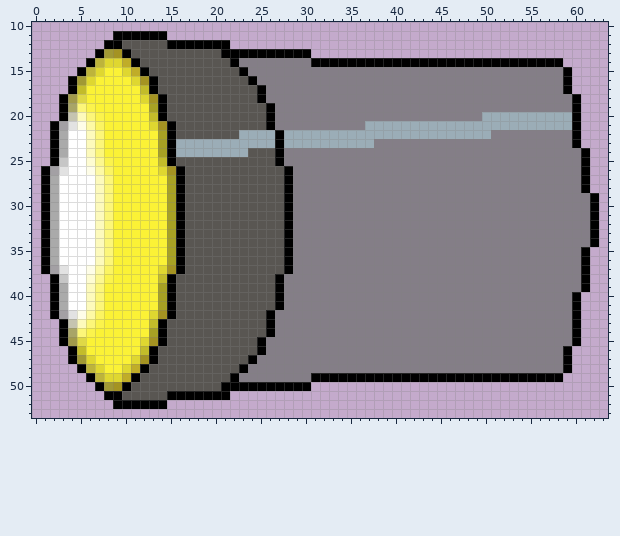
File history of a pixel-art file, assets/aseprite_files/flashlight_screen_element01.aseprite. The picture above was drawn from the file before the commit.
64x64 pixels, 1 frame. Shown: x 0..63, y 10..53.
Once edited:
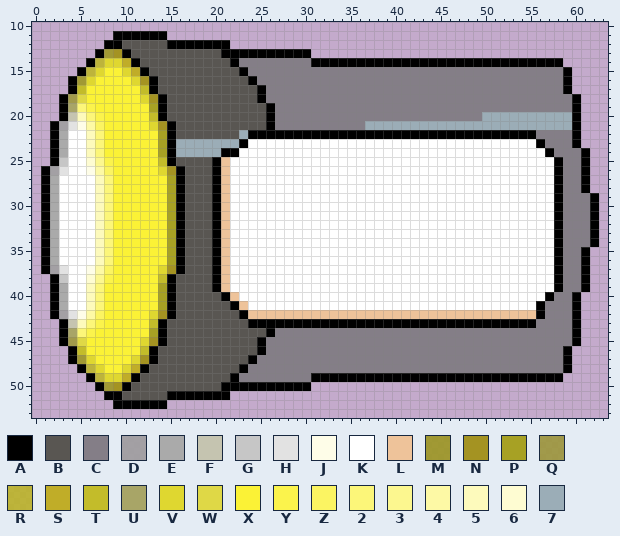
Palette (. is transparent): A #000000  B #595652  C #847e87  D #9f9f9fe2  E #aaaaaa  F #c5c4b0  G #c6c6c6  H #e2e2e2  J #fefde8  K #ffffff  L #eec39a  M #9c9721e2  N #a49322  P #a7a124  Q #9d983ae2  R #bcb528e2  S #c0ad28  T #c3bc2a  U #a8a567  V #dfd730  W #dfd846  X #fbf236  Y #fbf34c  Z #fbf462  2 #fcf679  3 #fcf78f  4 #fdf9a5  5 #fdfabc  6 #fefcd2  7 #9badb7
Difference:
layer "Symbol" added
layer "Text" added
layer "Layer 1" removed
Layer "Text":
y 22: x 24..26 777 -> AAA; x 28..55 77777777777777777777777CCCCC -> AAAAAAAAAAAAAAAAAAAAAAAAAAAA
y 23: x 23..56 7777A7777777777CCCCCCCCCCCCCCCCCCC -> AKKKKKKKKKKKKKKKKKKKKKKKKKKKKKKKKA
y 24: x 21..57 777BBBACCCCCCCCCCCCCCCCCCCCCCCCCCCCCC -> AAKKKKKKKKKKKKKKKKKKKKKKKKKKKKKKKKKKA
y 25: x 20..58 BBBBBBBACCCCCCCCCCCCCCCCCCCCCCCCCCCCCCC -> ALKKKKKKKKKKKKKKKKKKKKKKKKKKKKKKKKKKKKA
y 26..37: x 20..58 BBBBBBBBACCCCCCCCCCCCCCCCCCCCCCCCCCCCCC -> ALKKKKKKKKKKKKKKKKKKKKKKKKKKKKKKKKKKKKA
y 38..39: x 20..58 BBBBBBBACCCCCCCCCCCCCCCCCCCCCCCCCCCCCCC -> ALKKKKKKKKKKKKKKKKKKKKKKKKKKKKKKKKKKKKA
y 40: x 21..57 BBBBBBACCCCCCCCCCCCCCCCCCCCCCCCCCCCCC -> ALKKKKKKKKKKKKKKKKKKKKKKKKKKKKKKKKKKA
y 41: x 22..56 BBBBBACCCCCCCCCCCCCCCCCCCCCCCCCCCCC -> ALKKKKKKKKKKKKKKKKKKKKKKKKKKKKKKKKA
y 42: x 23..56 BBBACCCCCCCCCCCCCCCCCCCCCCCCCCCCCC -> ALLLLLLLLLLLLLLLLLLLLLLLLLLLLLLLLA
y 43: x 24..25 BB -> AA; x 27..55 CCCCCCCCCCCCCCCCCCCCCCCCCCCCC -> AAAAAAAAAAAAAAAAAAAAAAAAAAAAA
Changed places in both pictures, as pixel boxes (x1, y1, x2, y2):
changed: (212, 130, 563, 328)
